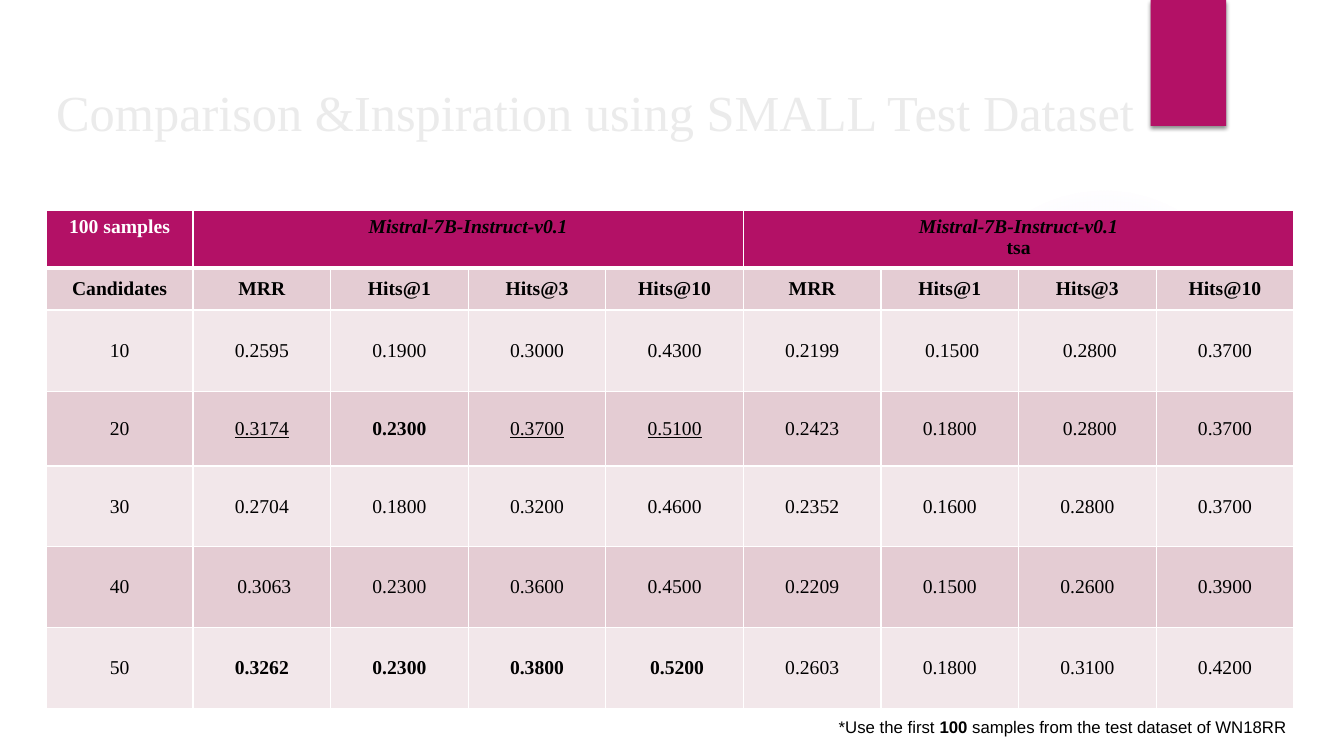
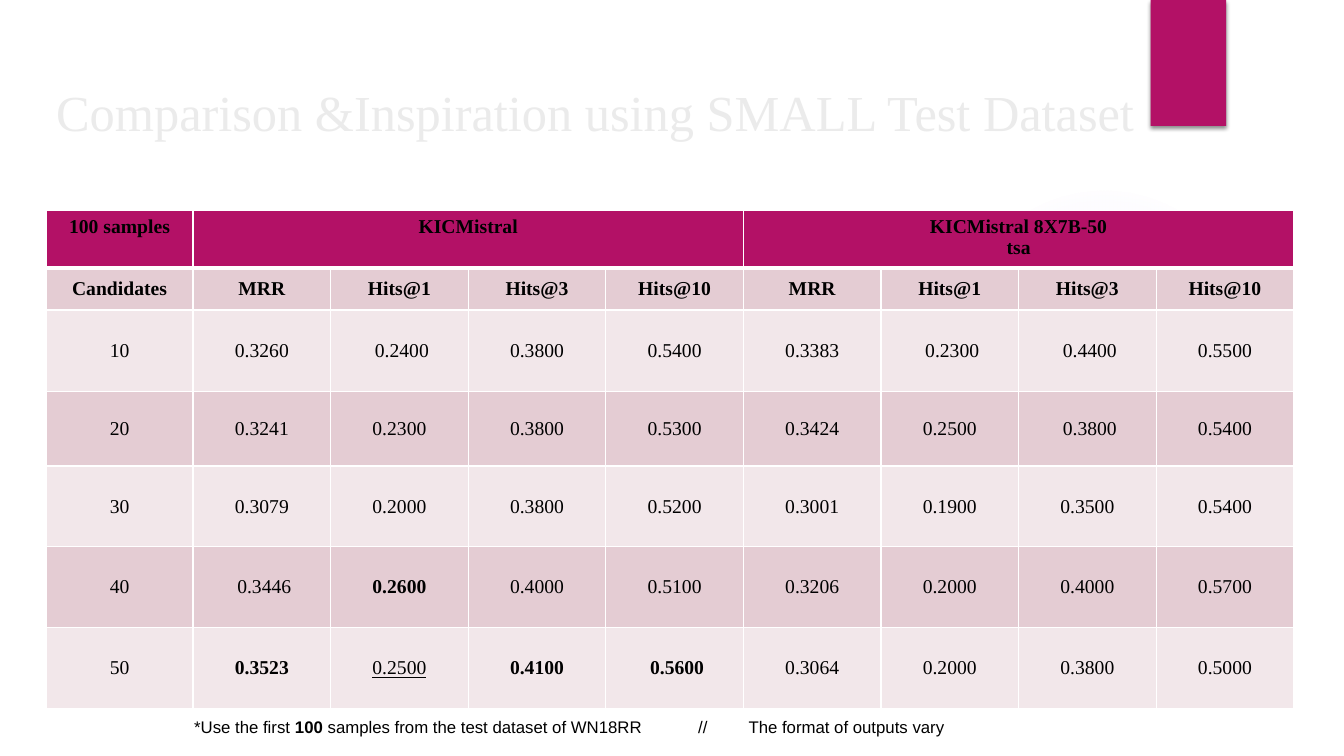
Before and after one commit to ZHAOTransparentAI/KICMISTRAL, a slide deck: slide 5 of KICMistral_pre_v2.pptx (slide 4 before the commit). Drawn at 1344x756 pixels with LibreOffice and Linux fonts; fonts in the diff are those of the drawing; background and template pictures are left out. Boxes give left, top, right and bottom in pixels: in the first picture for what was removed or moved away, otherwise in the second. Text is boxed around its words. In the diff, an @@ line names an element or a change of style, - is before the commit and + after.

Commit message:
update outputs

```diff
--- a/KICMistral_pre_v2.pptx
+++ b/KICMistral_pre_v2.pptx
@@ table at [46, 211, 1299, 709] @@
-row 1, column 2: Mistral-7B-Instruct-v0.1
+row 1, column 2: KICMistral
-row 1, column 6: Mistral-7B-Instruct-v0.1 / tsa
+row 1, column 6: KICMistral 8X7B-50 / tsa
-row 3: 10 | 0.2595 | 0.1900 | 0.3000 | 0.4300 | 0.2199 | 0.1500 | 0.2800 | 0.3700
+row 3: 10 | 0.3260 | 0.2400 | 0.3800 | 0.5400 | 0.3383 | 0.2300 | 0.4400 | 0.5500
-row 4: 20 | 0.3174 | 0.2300 | 0.3700 | 0.5100 | 0.2423 | 0.1800 | 0.2800 | 0.3700
+row 4: 20 | 0.3241 | 0.2300 | 0.3800 | 0.5300 | 0.3424 | 0.2500 | 0.3800 | 0.5400
-row 5: 30 | 0.2704 | 0.1800 | 0.3200 | 0.4600 | 0.2352 | 0.1600 | 0.2800 | 0.3700
+row 5: 30 | 0.3079 | 0.2000 | 0.3800 | 0.5200 | 0.3001 | 0.1900 | 0.3500 | 0.5400
-row 6: 40 | 0.3063 | 0.2300 | 0.3600 | 0.4500 | 0.2209 | 0.1500 | 0.2600 | 0.3900
+row 6: 40 | 0.3446 | 0.2600 | 0.4000 | 0.5100 | 0.3206 | 0.2000 | 0.4000 | 0.5700
-row 7: 50 | 0.3262 | 0.2300 | 0.3800 | 0.5200 | 0.2603 | 0.1800 | 0.3100 | 0.4200
+row 7: 50 | 0.3523 | 0.2500 | 0.4100 | 0.5600 | 0.3064 | 0.2000 | 0.3800 | 0.5000
@@ text colour #FFFFFF to #000000 in "100 samples" @@
@@ bold off in "0.2300" @@
@@ text at [194, 721, 945, 737]: text changed @@
-*Use the first 100 samples from the test dataset of WN18RR
+*Use the first 100 samples from the test dataset of WN18RR // The format of outputs vary
```
Also in this commit, not shown: 2 other slides changed, 1 slide added, 1 slide removed, 46 other files.
